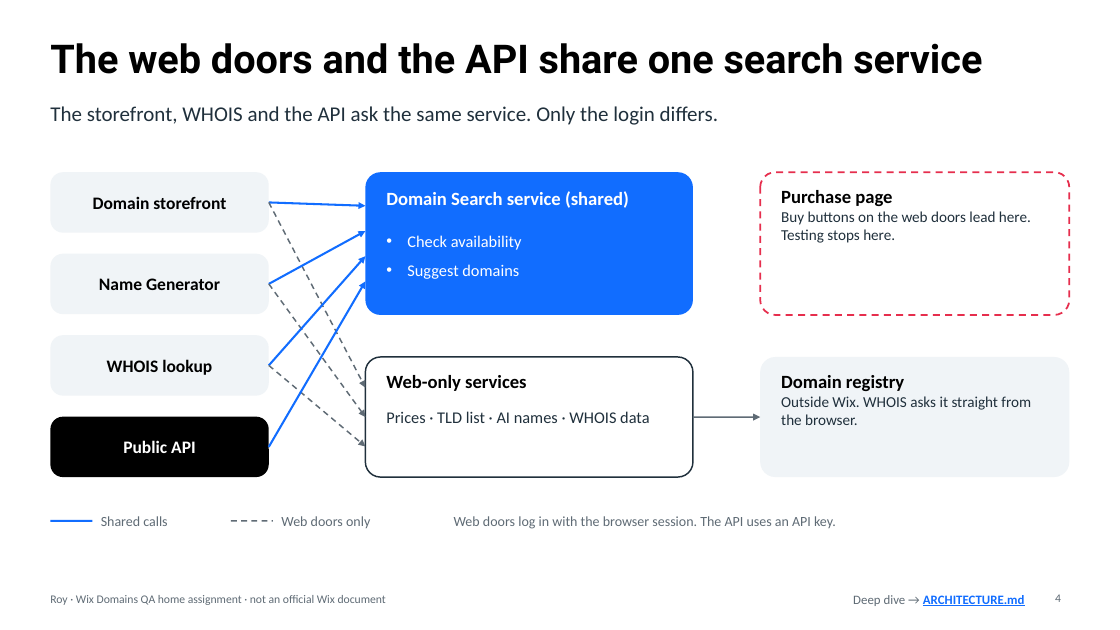
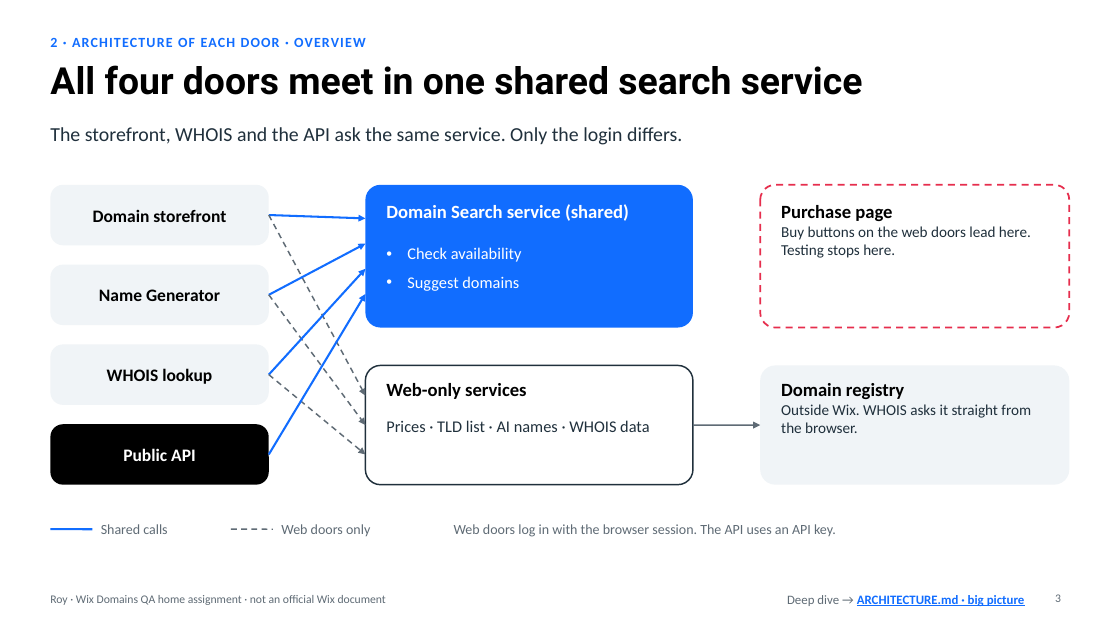
Before and after one commit to kazes5/WixAssignment, a slide deck: slide 3 of presentation/WixDomains_QA.pptx (slide 4 before the commit). Drawn at 1120x630 pixels with LibreOffice and Linux fonts; fonts in the diff are those of the drawing. Boxes give left, top, right and bottom in pixels: in the first picture for what was removed or moved away, otherwise in the second. Text is boxed around its words. In the diff, an @@ line names an element or a change of style, - is before the commit and + after.

```diff
--- a/presentation/WixDomains_QA.pptx
+++ b/presentation/WixDomains_QA.pptx
@@ text added at [50,38,366,47], 12 pt, text #116DFF, bold @@
+2 · ARCHITECTURE OF EACH DOOR · OVERVIEW
@@ title at [50,65,863,95]: text changed; size 34 to 32 pt @@
-The web doors and the API share one search service
+All four doors meet in one shared search service
@@ text "The storefront, WHOIS and the ...": place and size @@
-text "The storefront, WHOIS and the ..." at [50,106,718,125]
+text "The storefront, WHOIS and the ..." at [50,127,682,145]
@@ text "The storefront, WHOIS and the ..." at [50,127,682,145]: size 18 to 17 pt @@
@@ text "Purchase page": place and size @@
-text "Purchase page" at [781,190,1031,243]
+text "Purchase page" at [781,205,1031,258]
@@ arrow moved from (269, 202) - (365, 388) to (269, 215) - (365, 396) @@
@@ 3 texts, 3 arrows, 3 rounded rectangles: place and size @@
-3 texts, 3 arrows, 3 rounded rectangles at [50,172,1070,365]
+3 texts, 3 arrows, 3 rounded rectangles at [50,185,1070,375]
@@ 8 texts, 4 rounded rectangles, 3 arrows, 2 lines: place and size @@
-8 texts, 4 rounded rectangles, 3 arrows, 2 lines at [50,254,1070,529]
+8 texts, 4 rounded rectangles, 3 arrows, 2 lines at [50,265,1070,537]
@@ arrow moved from (269, 447) - (365, 281) to (269, 455) - (365, 294) @@
@@ rounded rectangle at [365,365,693,485]: proportions changed @@
@@ rounded rectangle at [760,365,1070,485]: proportions changed @@
@@ text "Public API": place and size @@
-text "Public API" at [123,440,196,453]
+text "Public API" at [123,448,196,461]
@@ rounded rectangle: place and size @@
-rounded rectangle at [50,417,269,477]
+rounded rectangle at [50,424,269,485]
@@ text at [787,595,1025,606]: text changed @@
-Deep dive → ARCHITECTURE.md
+Deep dive → ARCHITECTURE.md · big picture
@@ page number at [1055,594,1061,602]: text changed @@
-4
+3
```
Also in this commit, not shown: 4 other slides changed, 9 slides added, 8 slides removed, 4 other files.
